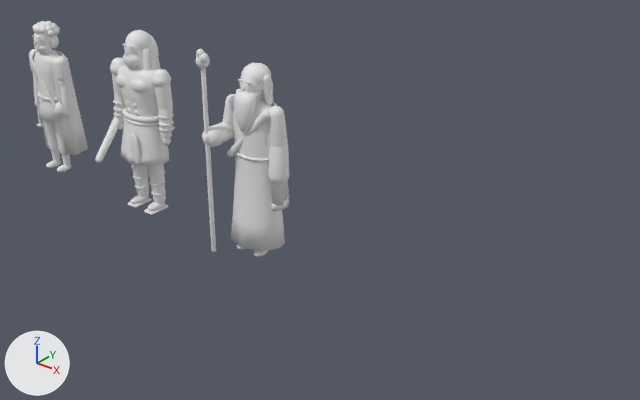
The Blender file assets/blender/heroes.blend: old version first, new version second.
Rendered twice from a 50 mm lens placed at (6.97, -5.74, 4.33), pointed at (2.23, 0.19, 0.66). Arrows for +X, +Y and +Z are at lower left; the lights stay in place. The first picture is the older version.

Names of what the first picture shows: 'davi', 'moises', 'sansao'.
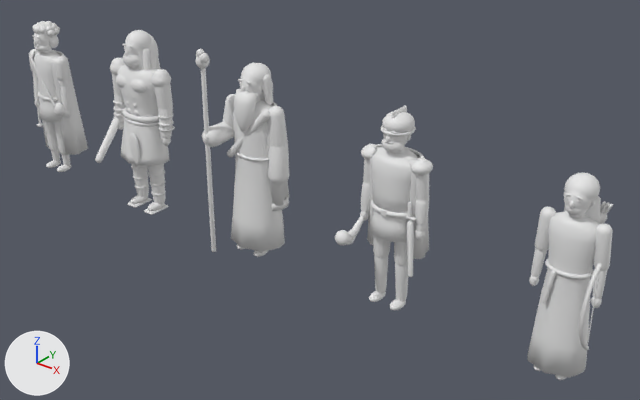
What the commit changed:
Mesh me_debora is new.
It has 3398 vertices, 3760 faces and spans x -0.3..0.31, y -0.39..0.23, z 0.01..1.7.
Mesh me_josue is new.
It has 4400 vertices, 4844 faces and spans x -0.34..0.34, y -0.49..0.31, z 0.01..1.84.
Object 'debora' (ob_debora) is new; it shows me_debora.
Its location is (4.8, 0.0, 0.0).
Object 'josue' (ob_josue) is new; it shows me_josue.
Its location is (3.2, 0.0, 0.0).

Where the change shows, as pixel boxes [x1, y1, x2, y2] in the pictures (640 x 400 px):
'debora', added
    after: [527, 173, 613, 380]
'josue', added
    after: [335, 106, 433, 310]
